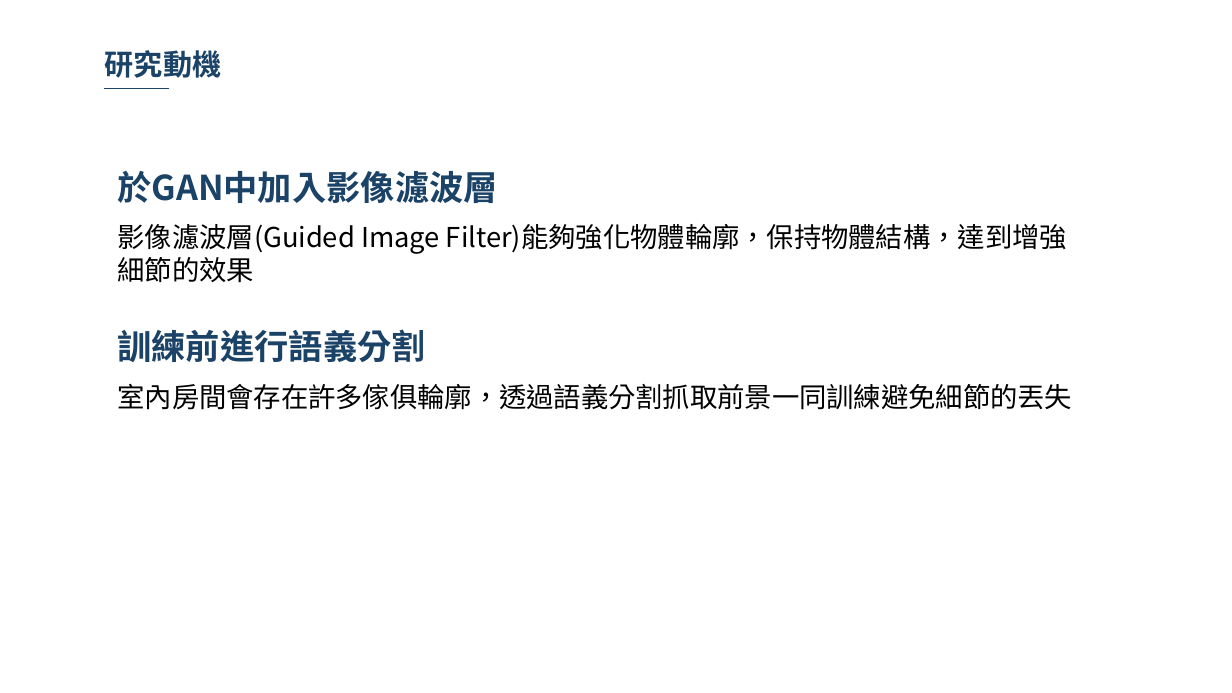
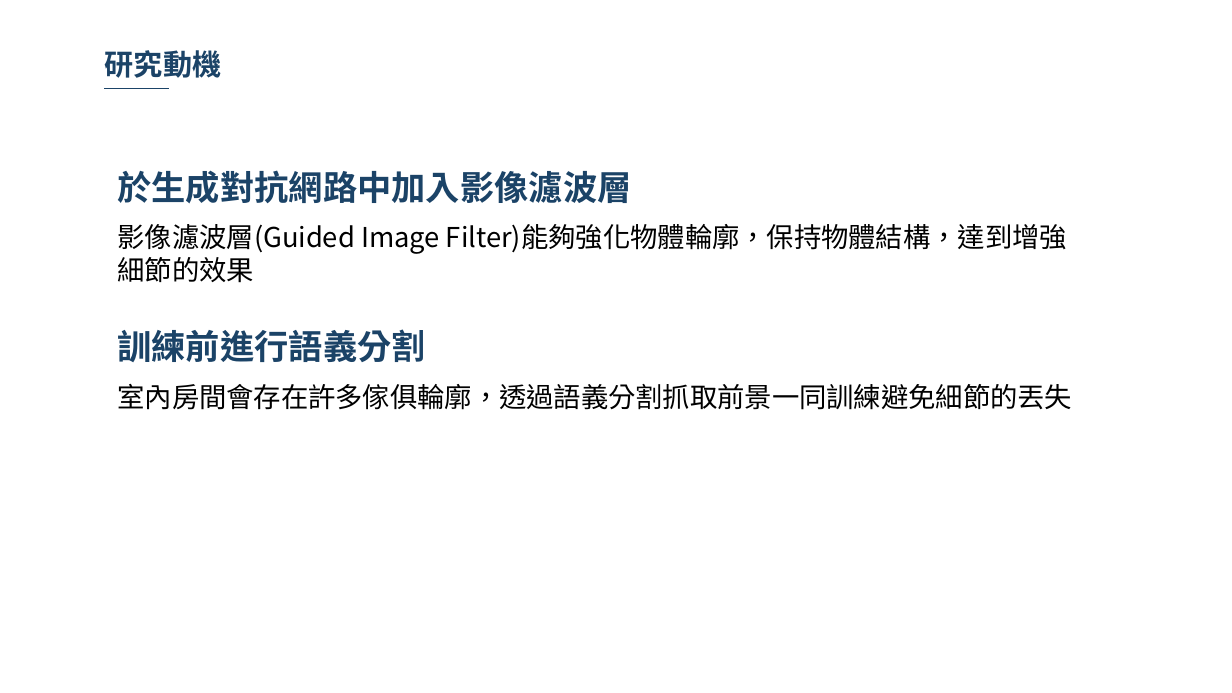
Before and after one commit to 10994015/paper, a slide deck: slide 8 of 論文/論文寫作期末報告.pptx. Drawn at 1232x693 pixels with LibreOffice and Linux fonts; fonts in the diff are those of the drawing; background and template pictures are left out. Boxes give left, top, right and bottom in pixels: in the first picture for what was removed or moved away, otherwise in the second. Text is boxed around its words. In the diff, an @@ line names an element or a change of style, - is before the commit and + after.

```diff
--- a/論文/論文寫作期末報告.pptx
+++ b/論文/論文寫作期末報告.pptx
@@ text at <box>117,170,631,203</box>: text changed @@
-於GAN中加入影像濾波層
+於生成對抗網路中加入影像濾波層
```
Also in this commit, not shown: 8 other slides changed, 1 slide added, 1 other file.
